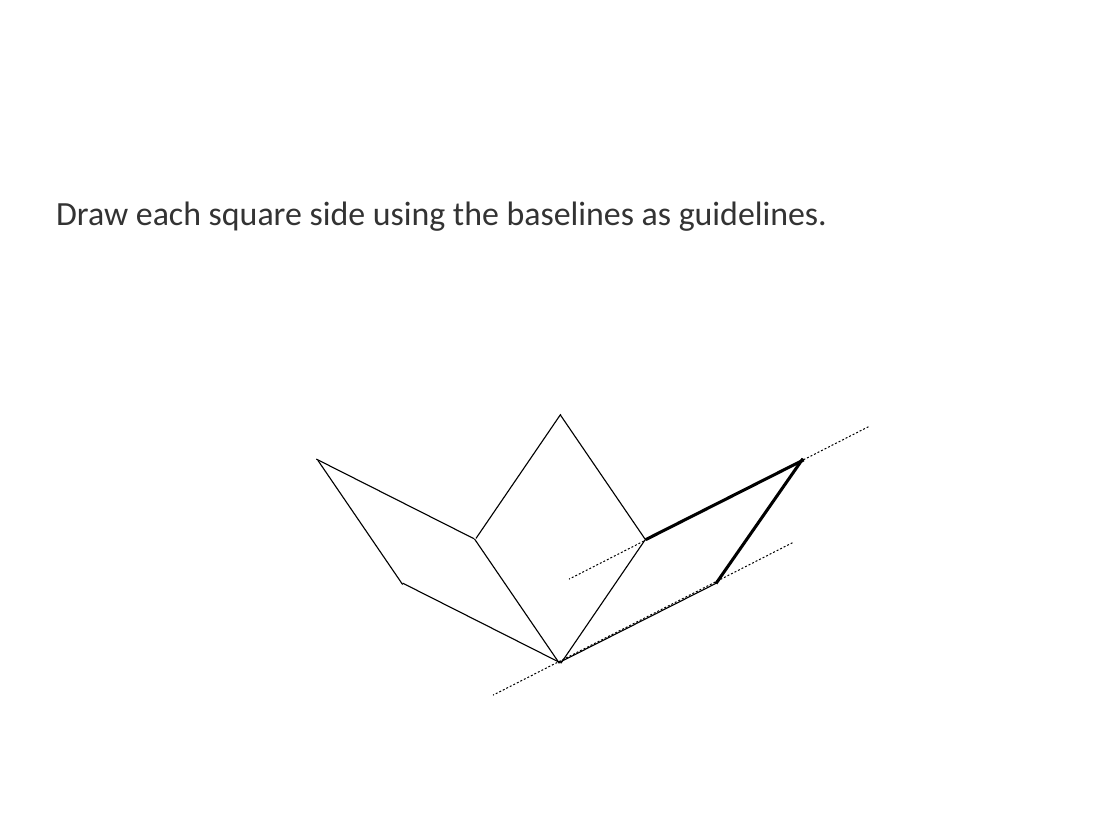
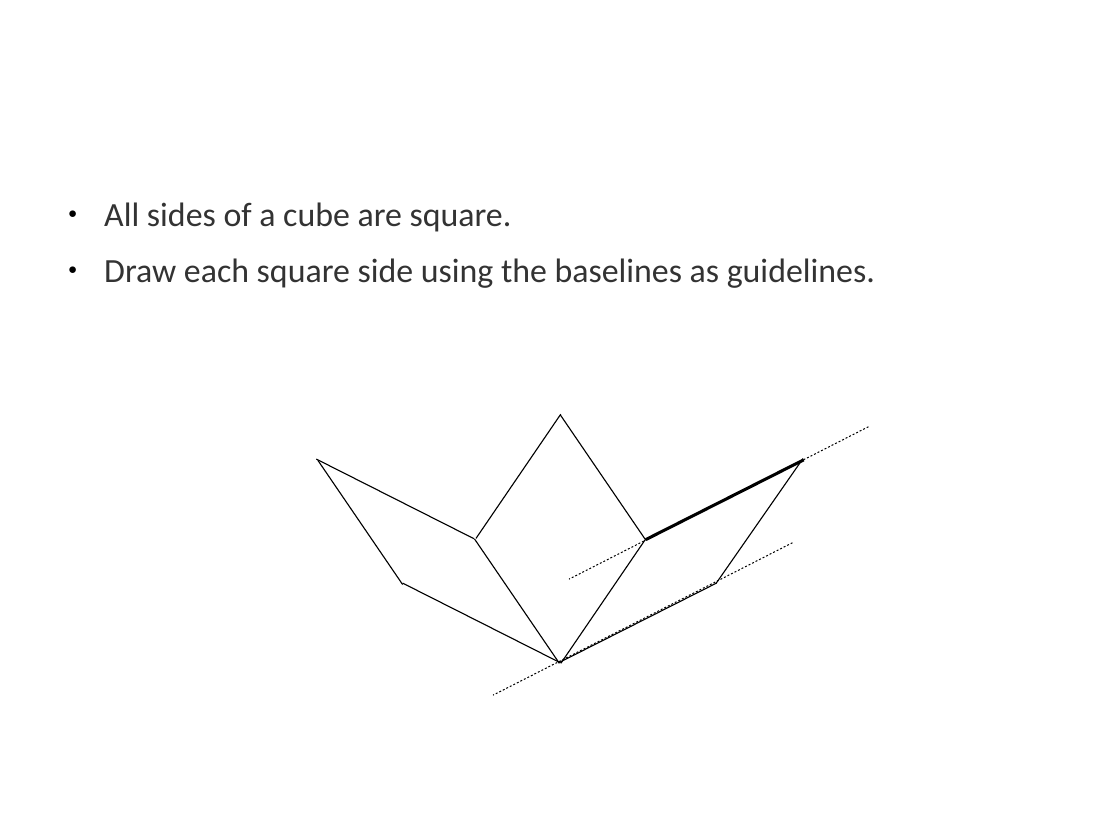
Before and after one commit to tigerfarm/docroot, a slide deck: slide 41 of books/content/cubes/9aDrawAll.odp (slide 43 before the commit). Drawn at 1120x840 pixels with LibreOffice and Linux fonts; fonts in the diff are those of the drawing; background and template pictures are left out. Boxes give left, top, right and bottom in pixels: in the first picture for what was removed or moved away, otherwise in the second. Text is boxed around its words. In the diff, an @@ line names an element or a change of style, - is before the commit and + after.

```diff
--- a/books/content/cubes/9aDrawAll.odp
+++ b/books/content/cubes/9aDrawAll.odp
@@ text at [104, 202, 512, 232]: paragraph added @@
+● All sides of a cube are square.
@@ text at [104, 258, 875, 288]: bullet none to ● @@
@@ line (717, 583) - (803, 458): stroke #000000 2.15 pt to #000000 0.79 pt @@
```
Also in this commit, not shown: 11 other slides changed, 7 slides added, 9 slides removed, 9 other files.
